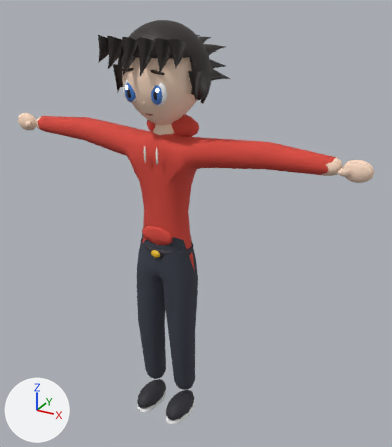
The glTF model pokebox-game/assets/chars/anime/m_hoodie.glb: old version first, new version second.
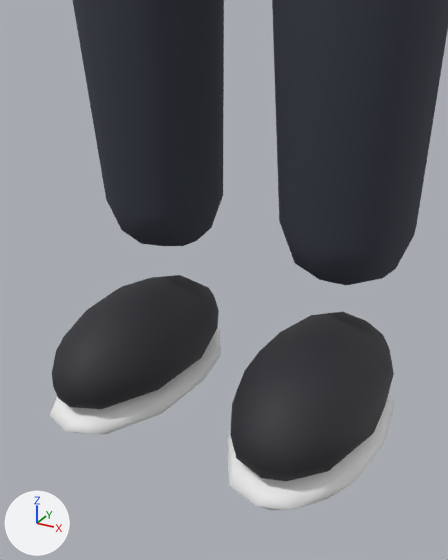
Old and new are each drawn whole from a 50 mm lens placed at (1.239, -1.934, 2.077), pointed at (0.077, 0.178, 1.021) and again close up from a 50 mm lens placed at (0.235, -0.44, 0.352), pointed at (-0.004, -0.005, 0.135). Lighting does not change. The marker at lower left points along +X, +Y and +Z. The last two pictures show the newer version. Vertices at exactly the same position are counted once.

The first close-up shows 'Trainer'.
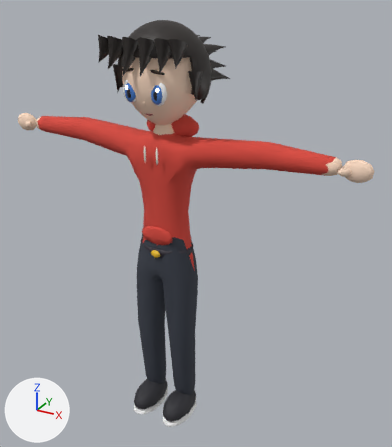
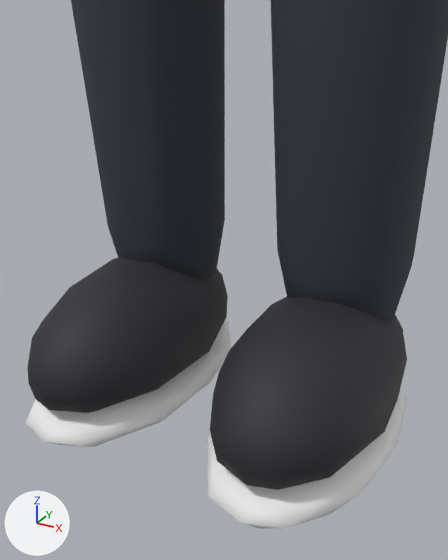
Pixel boxes (x1, y1, x2, y2) of what changed, in the close-ups (448 x 560 px; the box of a moved part takes in the faces that stretch with it):
'Trainer', reshaped: before (50, 0, 448, 510); after (25, 0, 448, 529)
part 1 of me_trainer_002, moved or reshaped: before (230, 312, 394, 481); after (210, 297, 407, 490)
part 2 of me_trainer_002, moved or reshaped: before (52, 275, 219, 409); after (27, 257, 228, 413)
part 3 of me_trainer_002, moved or reshaped: before (227, 394, 394, 510); after (207, 388, 407, 529)
part 4 of me_trainer_002, moved or reshaped: before (50, 328, 221, 435); after (25, 319, 231, 447)
part 5 of me_trainer_002, moved or reshaped: before (73, 0, 448, 285); after (71, 0, 448, 321)

Edits to the bpy script that builds the scene:
```text
Change me_trainer_002:
    where me_trainer_002.from_pydata(...)  # 2790 vertices, 5200 faces; spans x -0.89..0.89, y -0.18..0.41, z 0.01..1.95
    used by ob_trainer; location = (0.0, 0.0, 0.0)
    me_trainer_002 part 1: the loose piece of 85 vertices spanning x 0.03..0.15, y -0.12..0.1, z 0.04..0.11 is scaled about its middle by (1.18, 1.16, 1.3), then moved by (0.0, -0.01, 0.02)
    me_trainer_002 part 2: the loose piece of 86 vertices spanning x -0.15..-0.03, y -0.12..0.1, z 0.04..0.11 is scaled about its middle by (1.18, 1.16, 1.3), then moved by (0.0, -0.01, 0.02)
    me_trainer_002 part 3: the loose piece of 57 vertices spanning x 0.03..0.15, y -0.13..0.1, z 0.01..0.04 is scaled about its middle by (1.18, 1.16, 1.3), then moved by (0.0, -0.01, 0.01)
    me_trainer_002 part 4: the loose piece of 55 vertices spanning x -0.15..-0.03, y -0.13..0.1, z 0.01..0.04 is scaled about its middle by (1.18, 1.16, 1.3), then moved by (0.0, -0.01, 0.01)
    me_trainer_002 part 5: all 74 vertices in x -0.14..0.14, y -0.02..0.09, z 0.14..0.19 are scaled about their middle by (1, 1.04, 1.68), then moved by (0.0, 0.0, -0.04)
```
